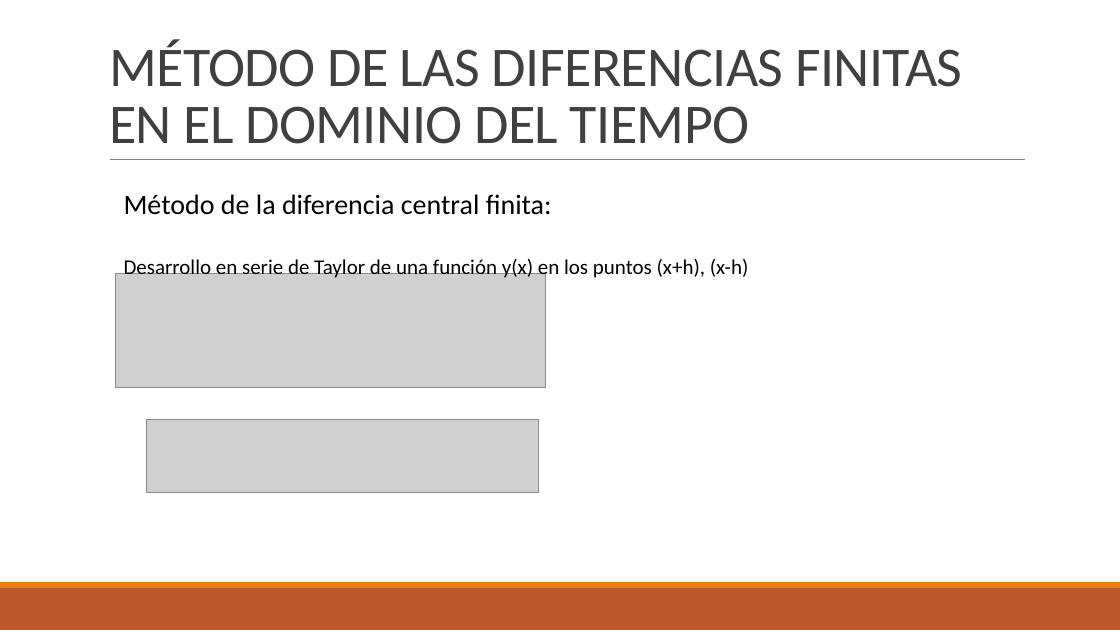
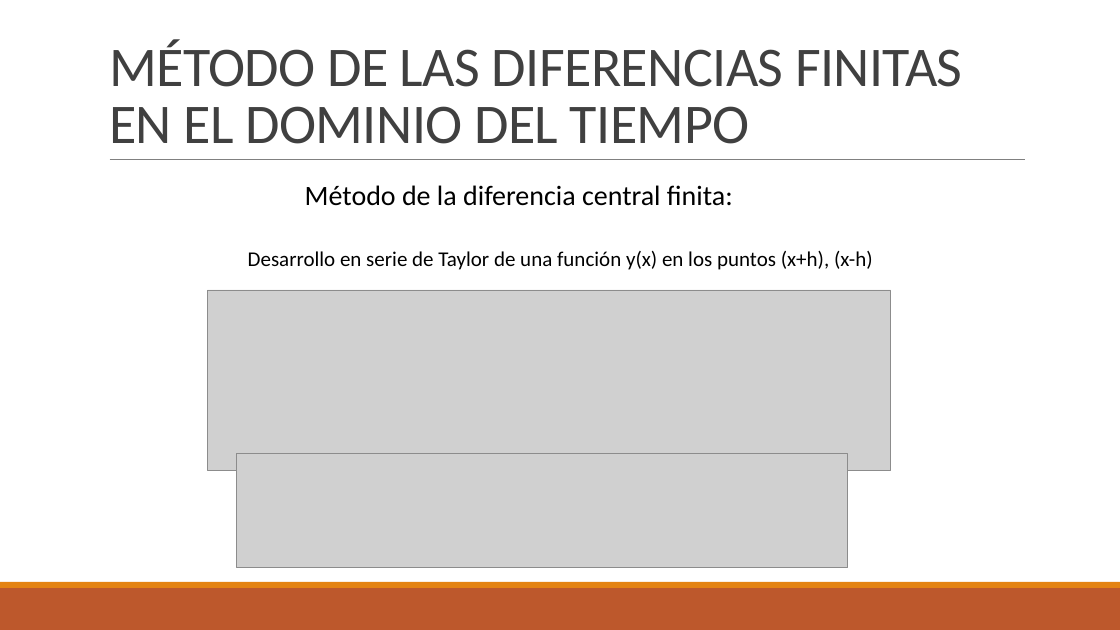
Before and after one commit to juanjo1213/TFG-FDTD, a slide deck: slide 8 of Diapositivas/FDTD.pptx (slide 7 before the commit). Drawn at 1120x630 pixels with LibreOffice and Linux fonts; fonts in the diff are those of the drawing; grey boxes stand for pictures. Boxes give left, top, right and bottom in pixels: in the first picture for what was removed or moved away, otherwise in the second. Text is boxed around its words. In the diff, an @@ line names an element or a change of style, - is before the commit and + after.

```diff
--- a/Diapositivas/FDTD.pptx
+++ b/Diapositivas/FDTD.pptx
@@ text "Método de la diferencia central ...": place and size @@
-text "Método de la diferencia central ..." at bbox=[124, 194, 749, 281]
+text "Método de la diferencia central ..." at bbox=[248, 185, 873, 270]
@@ picture: place and size @@
-picture at bbox=[115, 273, 545, 387]
+picture at bbox=[208, 290, 891, 471]
@@ picture: place and size @@
-picture at bbox=[146, 419, 539, 492]
+picture at bbox=[237, 454, 849, 568]
```
Also in this commit, not shown: 7 other slides changed, 2 slides added, 3 slides removed, 6 other files.
